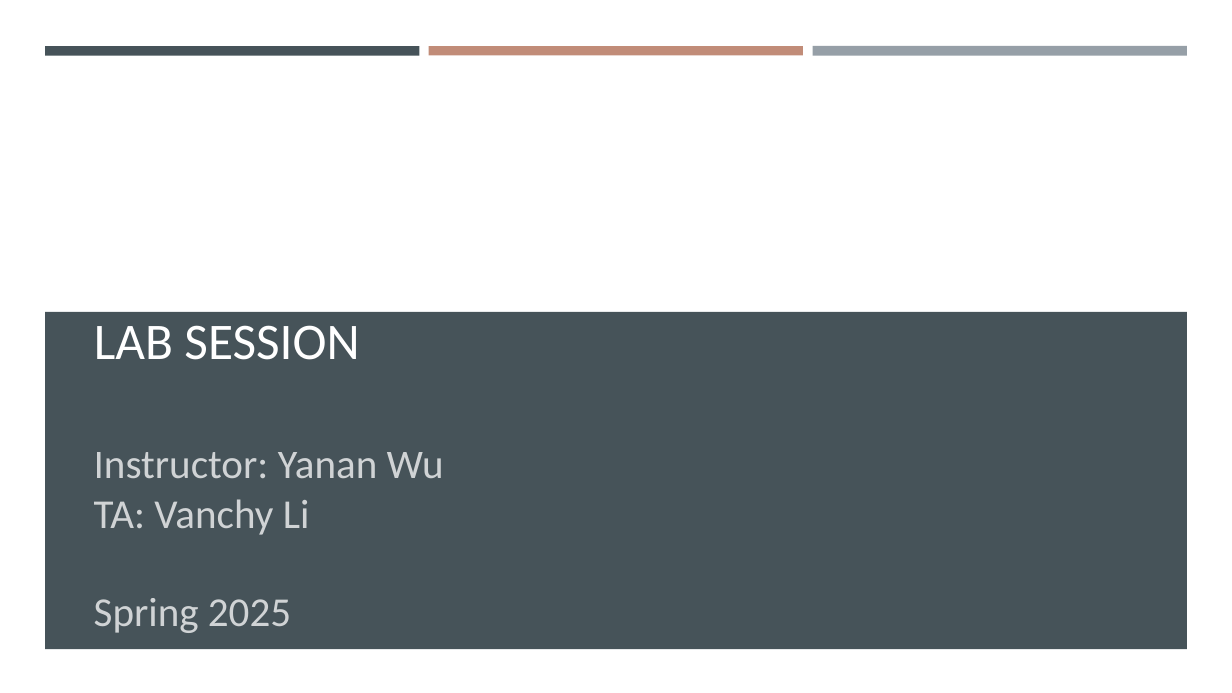
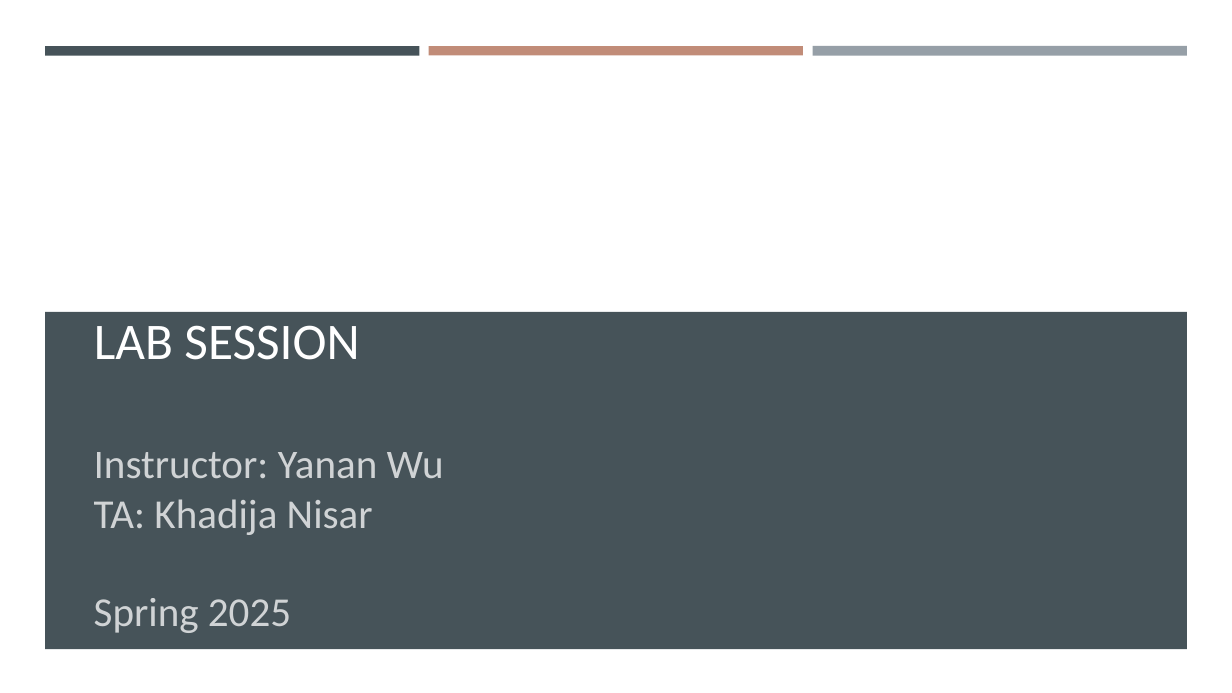
Before and after one commit to gisynw/geog-247, a slide deck: slide 21 of docs/Lectures/Week02/Week02_InferentialStas.pptx. Drawn at 1232x693 pixels with LibreOffice and Linux fonts; fonts in the diff are those of the drawing; background and template pictures are left out. Boxes give left, top, right and bottom in pixels: in the first picture for what was removed or moved away, otherwise in the second. Text is boxed around its words. In the diff, an @@ line names an element or a change of style, - is before the commit and + after.

```diff
--- a/docs/Lectures/Week02/Week02_InferentialStas.pptx
+++ b/docs/Lectures/Week02/Week02_InferentialStas.pptx
@@ text at (x1=94, y1=499, x2=373, y2=535): text changed @@
-TA: Vanchy Li
+TA: Khadija Nisar
```
Also in this commit, not shown: 21 other files.
